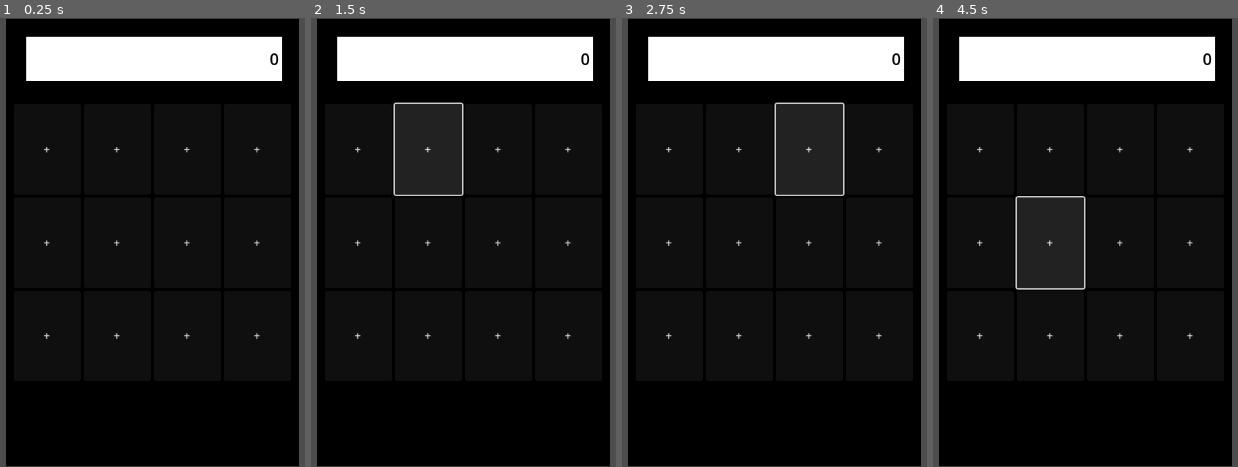
Above: before the commit, frames 1-4 (left to right).
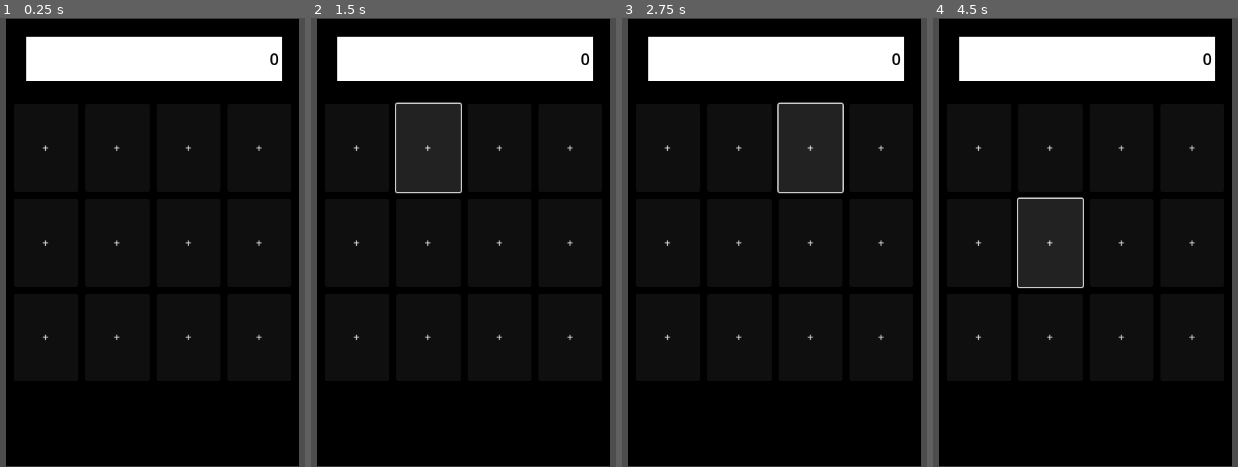
Above: after the commit, the same moments.

Repository: MaykonFreitas17/godot4_7days_gdscript
Game: Godot game, scene res://Scenes/calculator.tscn
Same seed, same stepped clock (60 frames per second), same inputs: the game is played once before the commit and once after it. This scene is started directly instead of the project's main scene.
Inputs:
- Up to frame 1 (0.25 s): no input
- Up to frame 2 (1.5 s): click "+" at 0.5 s; click "+" at 1.25 s
- Up to frame 3 (2.75 s): click "+" at 2 s
- Up to frame 4 (4.5 s): click "+" at 2.75 s; click "+" at 3.5 s; click "+" at 4.25 s

The runs differ from the first frame. In frame 1, 0.2% of the frame differs, in the area x 13-86%, y 28-72%; in frame 2, 0.8%; in frame 3, 0.8%; in frame 4, 0.9%.

Commit message:
feat: save Calculator scene

Diff:
--- a/Scenes/calculator.tscn
+++ b/Scenes/calculator.tscn
@@ -66,6 +66,8 @@
 offset_bottom = 200.0
 grow_horizontal = 2
 grow_vertical = 2
+theme_override_constants/h_separation = 10
+theme_override_constants/v_separation = 10
 columns = 4
 
 [node name="Button" type="Button" parent="Background/ButtonContainer"]
